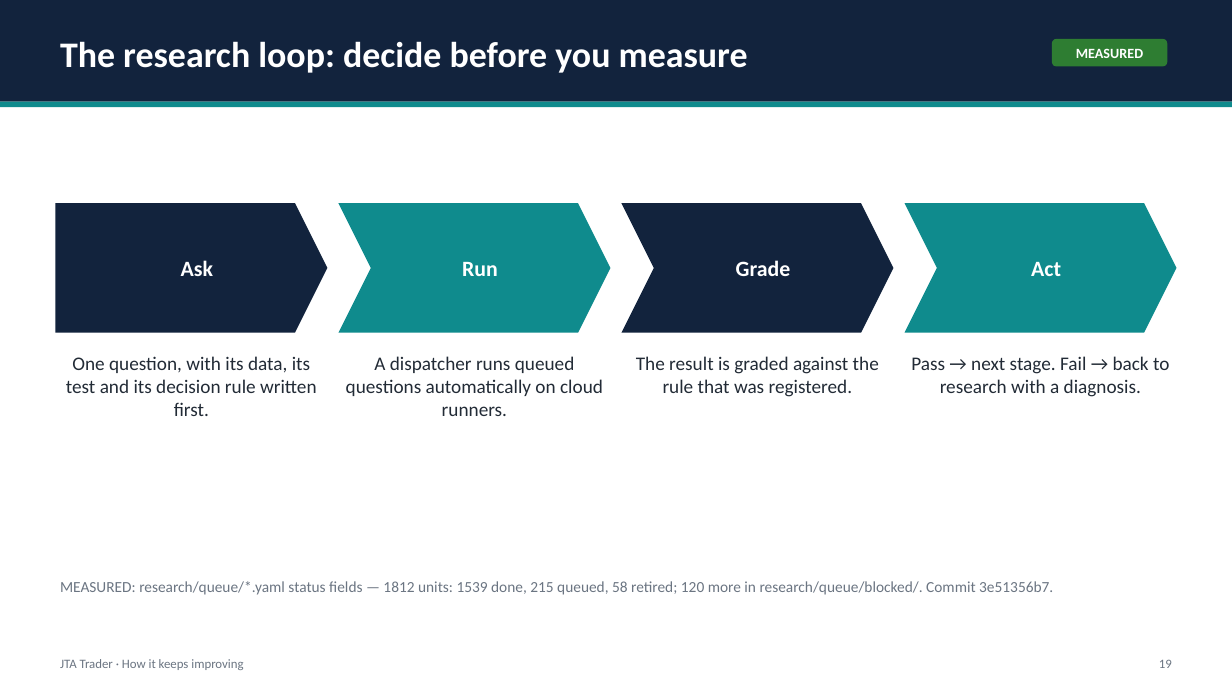
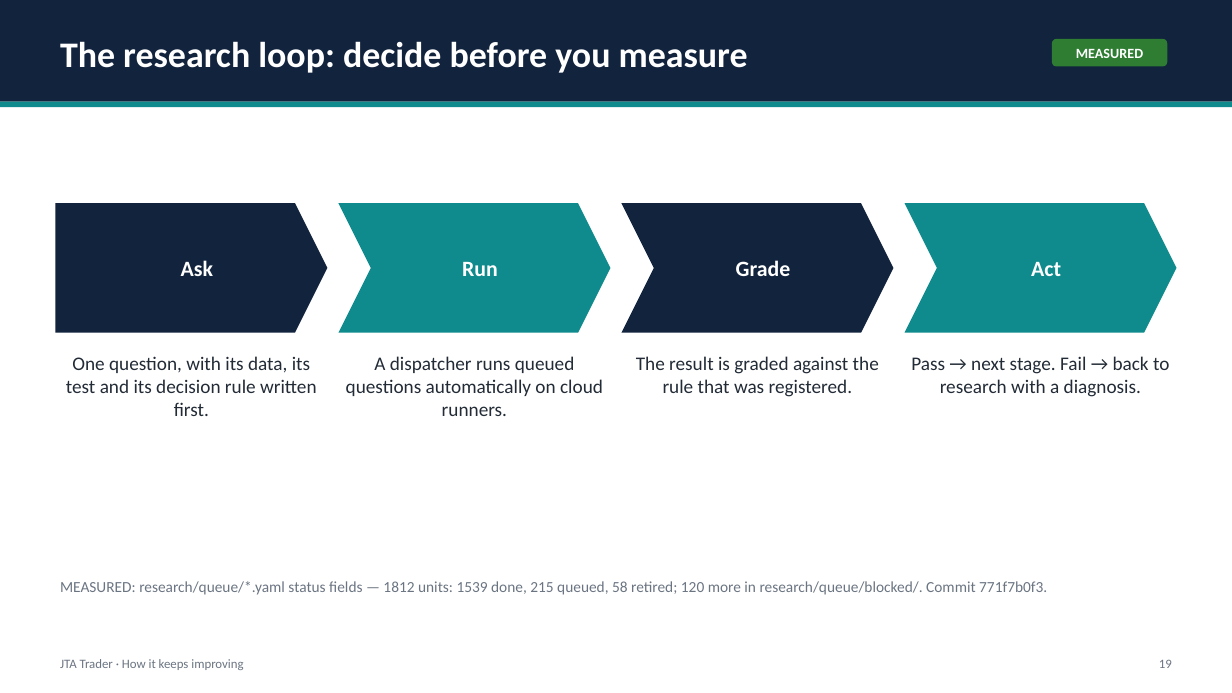
Before and after one commit to benbaichmankass/JTA-Trader, a slide deck: slide 19 of docs/pitch/jta-trader-pitch-deck.pptx. Drawn at 1232x693 pixels with LibreOffice and Linux fonts; fonts in the diff are those of the drawing. Boxes give left, top, right and bottom in pixels: in the first picture for what was removed or moved away, otherwise in the second. Text is boxed around its words. In the diff, an @@ line names an element or a change of style, - is before the commit and + after.

```diff
--- a/docs/pitch/jta-trader-pitch-deck.pptx
+++ b/docs/pitch/jta-trader-pitch-deck.pptx
@@ text at box(60, 581, 1047, 595): text changed @@
-MEASURED: research/queue/*.yaml status fields — 1812 units: 1539 done, 215 queued, 58 retired; 120 more in research/queue/blocked/. Commit 3e51356b7.
+MEASURED: research/queue/*.yaml status fields — 1812 units: 1539 done, 215 queued, 58 retired; 120 more in research/queue/blocked/. Commit 771f7b0f3.
```
Also in this commit, not shown: 7 other slides changed, 2 other files.
